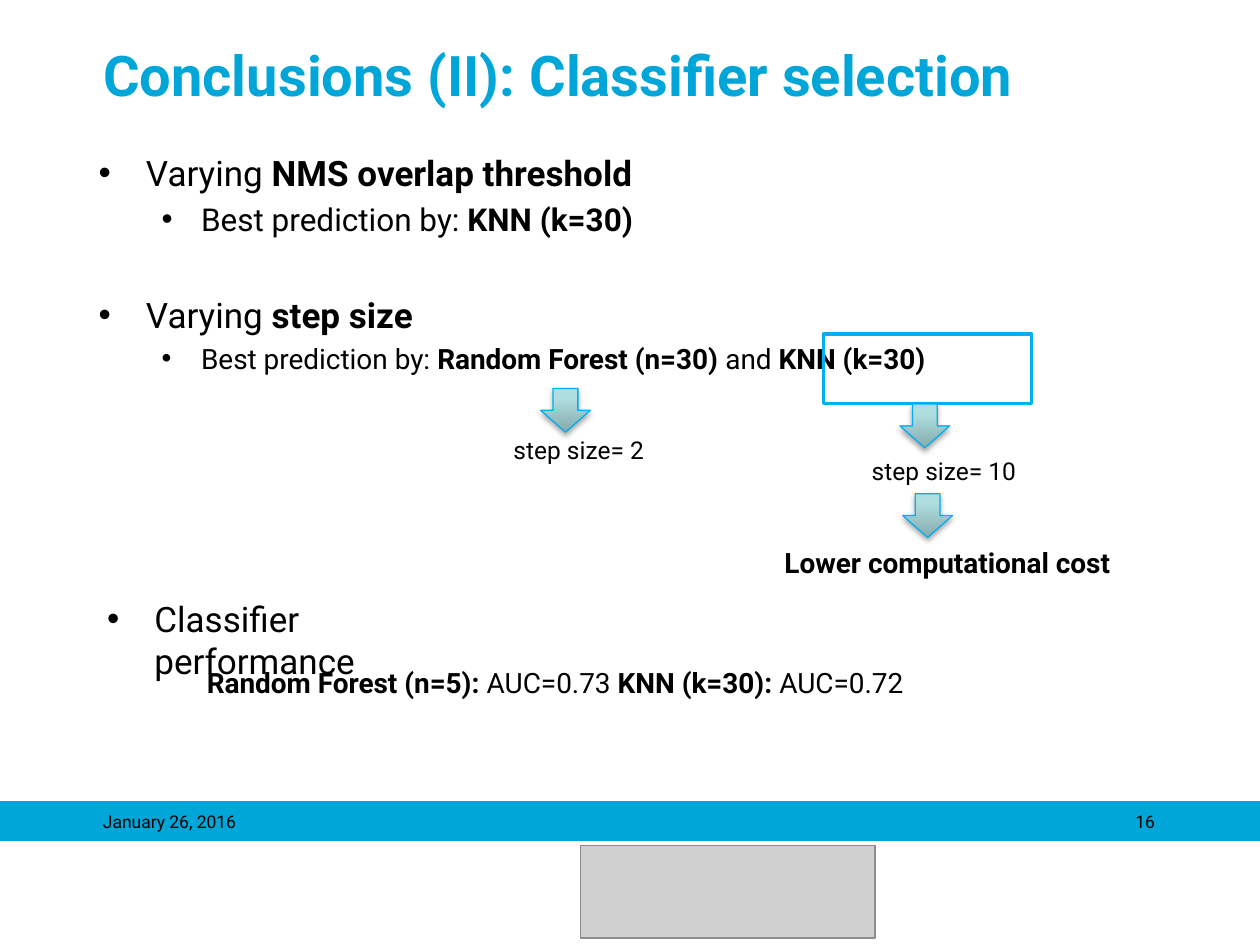
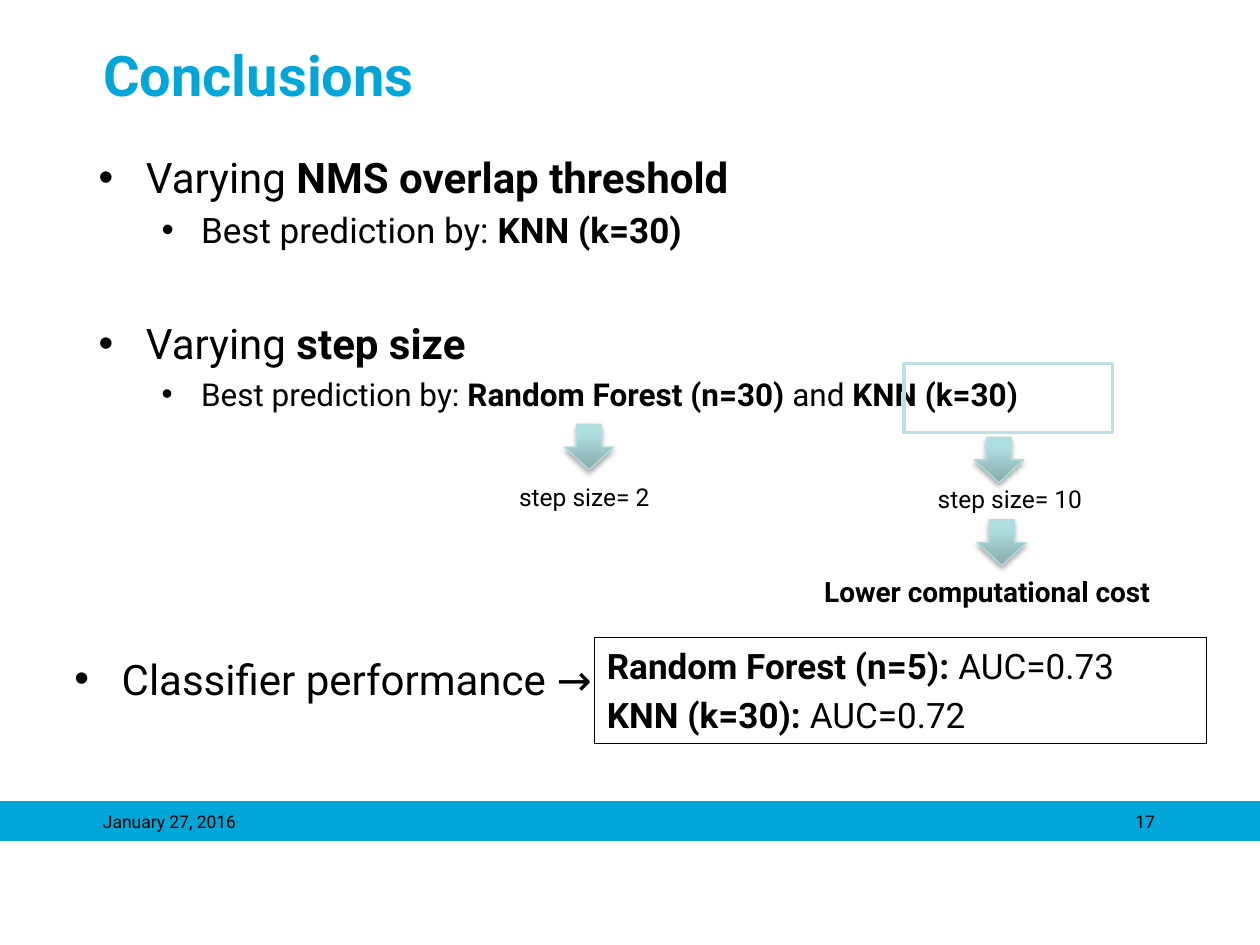
Before and after one commit to mariasv/MM_MedVis_Project, a slide deck: slide 17 of ppt/Object Detection in Medical Images_maria.pptx (slide 16 before the commit). Drawn at 1260x945 pixels with LibreOffice and Linux fonts; fonts in the diff are those of the drawing; grey boxes stand for pictures; background and template pictures are left out. Boxes give left, top, right and bottom in pixels: in the first picture for what was removed or moved away, otherwise in the second. Text is boxed around its words. In the diff, an @@ line names an element or a change of style, - is before the commit and + after.

```diff
--- a/ppt/Object Detection in Medical Images_maria.pptx
+++ b/ppt/Object Detection in Medical Images_maria.pptx
@@ title at (x1=103, y1=54, x2=414, y2=97): text changed @@
-Conclusions (II): Classifier selection
+Conclusions
@@ text "Varying NMS overlap threshold" at (x1=146, y1=161, x2=1018, y2=413): size 20 to 24 pt in "Varying NMS overlap threshold", "Varying step size"; size 18 to 20 pt in "Best prediction by: KNN (k=30)"; size 16 to 18 pt in "Best prediction by: Random Forest (n=30) and ..." @@
@@ rectangle moved from (x1=824, y1=334, x2=1032, y2=403) to (x1=905, y1=363, x2=1113, y2=432) @@
@@ rectangle at (x1=905, y1=363, x2=1113, y2=432): outline #00B0F0 2 pt to #BBE0E3 2 pt @@
@@ down arrow moved from (x1=541, y1=388, x2=590, y2=432) to (x1=564, y1=425, x2=614, y2=470) @@
@@ outline #00B0F0 0.75 pt to #B6DCDF 0.75 pt in 3 elements at (x1=564, y1=425, x2=614, y2=470), (x1=976, y1=520, x2=1026, y2=566), (x1=974, y1=437, x2=1023, y2=483) @@
@@ down arrow moved from (x1=900, y1=404, x2=949, y2=449) to (x1=974, y1=437, x2=1023, y2=483) @@
@@ text "step size= 2" moved from (x1=513, y1=441, x2=644, y2=464) to (x1=519, y1=488, x2=650, y2=511) @@
@@ text "step size= 10" moved from (x1=872, y1=462, x2=1016, y2=485) to (x1=938, y1=490, x2=1082, y2=513) @@
@@ down arrow moved from (x1=903, y1=494, x2=953, y2=538) to (x1=976, y1=520, x2=1026, y2=566) @@
@@ text "Lower computational cost" moved from (x1=784, y1=552, x2=1110, y2=579) to (x1=824, y1=581, x2=1150, y2=608) @@
@@ rectangle "Random Forest (n=5): AUC=0.73" resized from (x1=207, y1=668, x2=903, y2=699) to (x1=595, y1=638, x2=1207, y2=743) @@
@@ rectangle "Random Forest (n=5): AUC=0.73" at (x1=595, y1=638, x2=1207, y2=743): outline none to #000000 0.75 pt @@
@@ text in rectangle at (x1=607, y1=651, x2=1114, y2=736): text changed; size 16 to 20 pt @@
-Random Forest (n=5): AUC=0.73 KNN (k=30): AUC=0.72
+Random Forest (n=5): AUC=0.73
+KNN (k=30): AUC=0.72
@@ text at (x1=122, y1=663, x2=546, y2=704): text changed; size 20 to 24 pt @@
-• Classifier performance
+• Classifier performance →
@@ text at (x1=103, y1=815, x2=236, y2=832): text changed @@
-January 26, 2016
+January 27, 2016
@@ page number at (x1=1135, y1=815, x2=1155, y2=828): text changed @@
-16
+17
@@ picture removed at (x1=581, y1=845, x2=876, y2=937) @@
```
Also in this commit, not shown: 14 other slides changed, 2 slides added, 3 slides removed.
